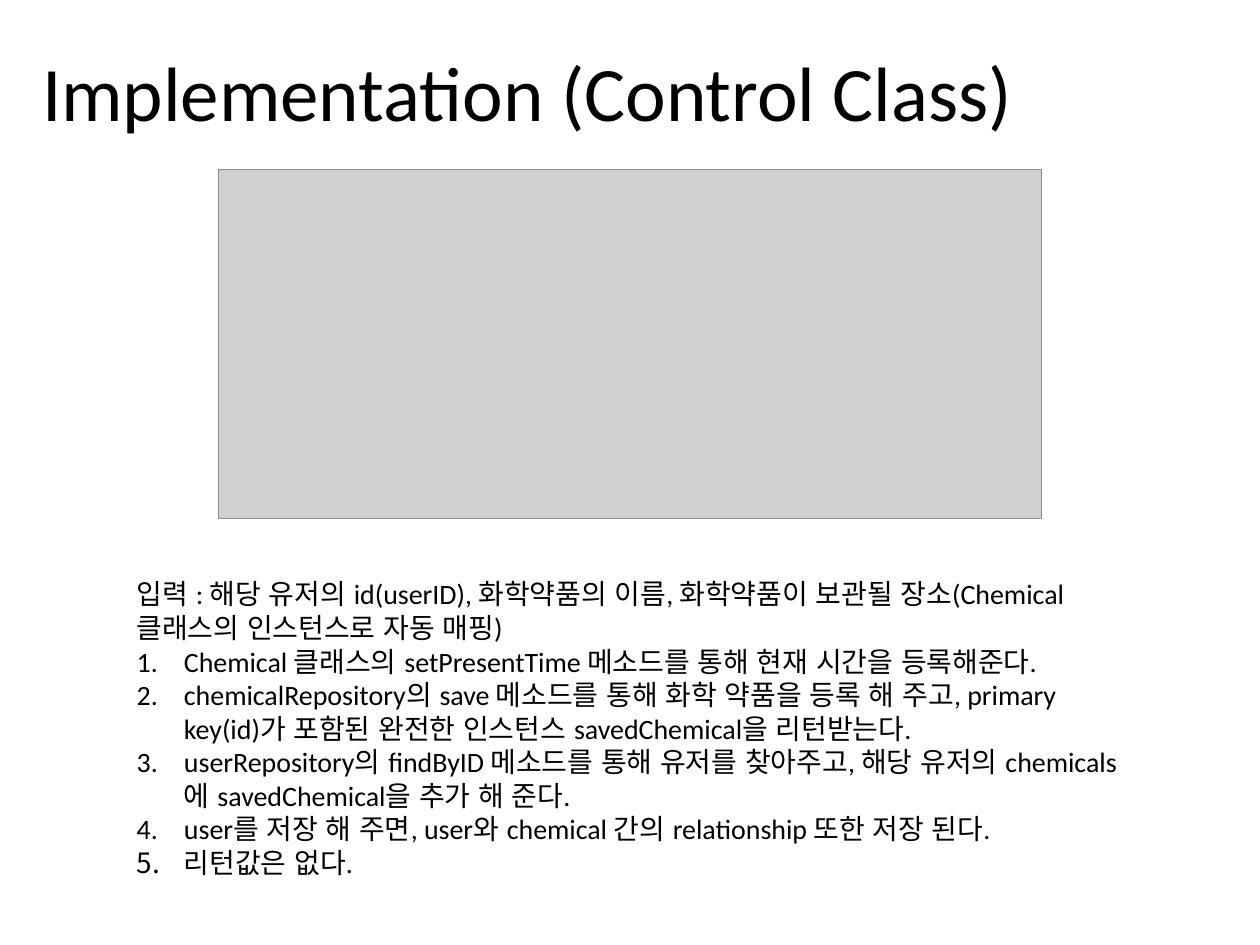
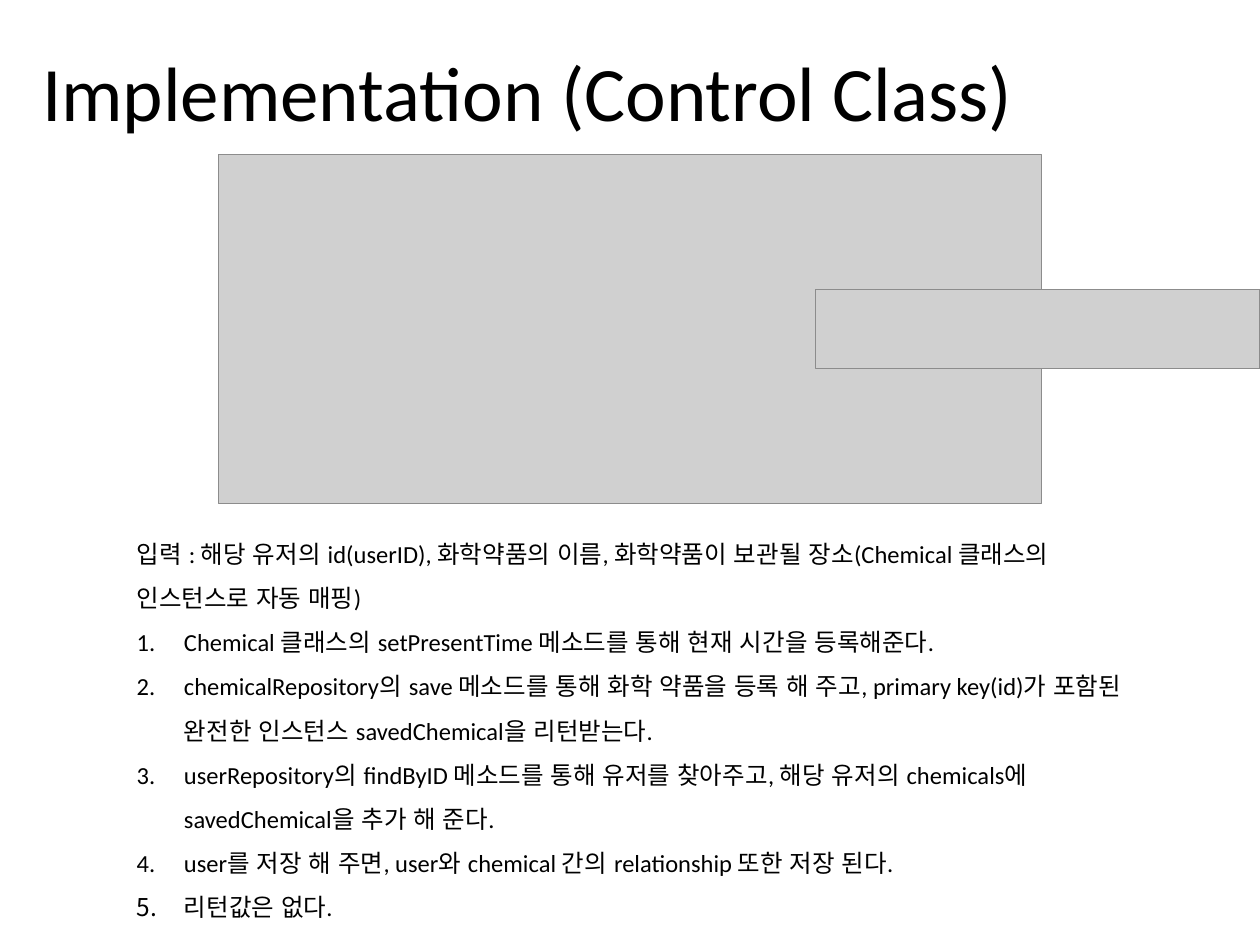
Before and after one commit to jisukim97/ChemicalManagementApplication, a slide deck: slide 14 of Document/2_Software Architect Documentation/Software Architecture Documentation 1.0.pptx (slide 12 before the commit). Drawn at 1260x945 pixels with LibreOffice and Linux fonts; fonts in the diff are those of the drawing; grey boxes stand for pictures. Boxes give left, top, right and bottom in pixels: in the first picture for what was removed or moved away, otherwise in the second. Text is boxed around its words. In the diff, an @@ line names an element or a change of style, - is before the commit and + after.

```diff
--- a/Document/2_Software Architect Documentation/Software Architecture Documentation 1.0.pptx
+++ b/Document/2_Software Architect Documentation/Software Architecture Documentation 1.0.pptx
@@ picture: place and size @@
-picture at (218, 169, 1042, 518)
+picture at (218, 155, 1042, 504)
@@ picture added at (815, 290, 1260, 368) @@
@@ text "입력 : 해당 유저의 id(userID), ...": place and size @@
-text "입력 : 해당 유저의 id(userID), ..." at (137, 580, 1064, 876)
+text "입력 : 해당 유저의 id(userID), ..." at (137, 542, 1121, 918)
@@ text "입력 : 해당 유저의 id(userID), ..." at (137, 542, 1121, 918): size 16 to 14 pt; line spacing 1 to 1.5 @@
```
Also in this commit, not shown: 7 other slides changed, 2 slides added, 1 other file.
